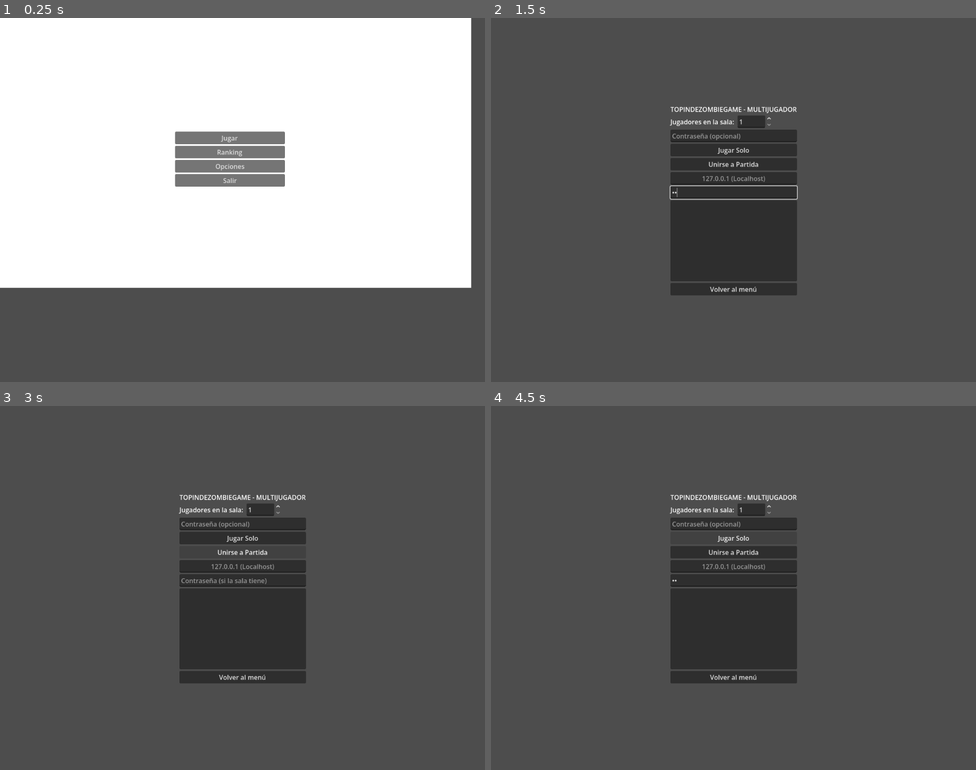
Above: before the commit, frames 1-4 (two rows, left to right).
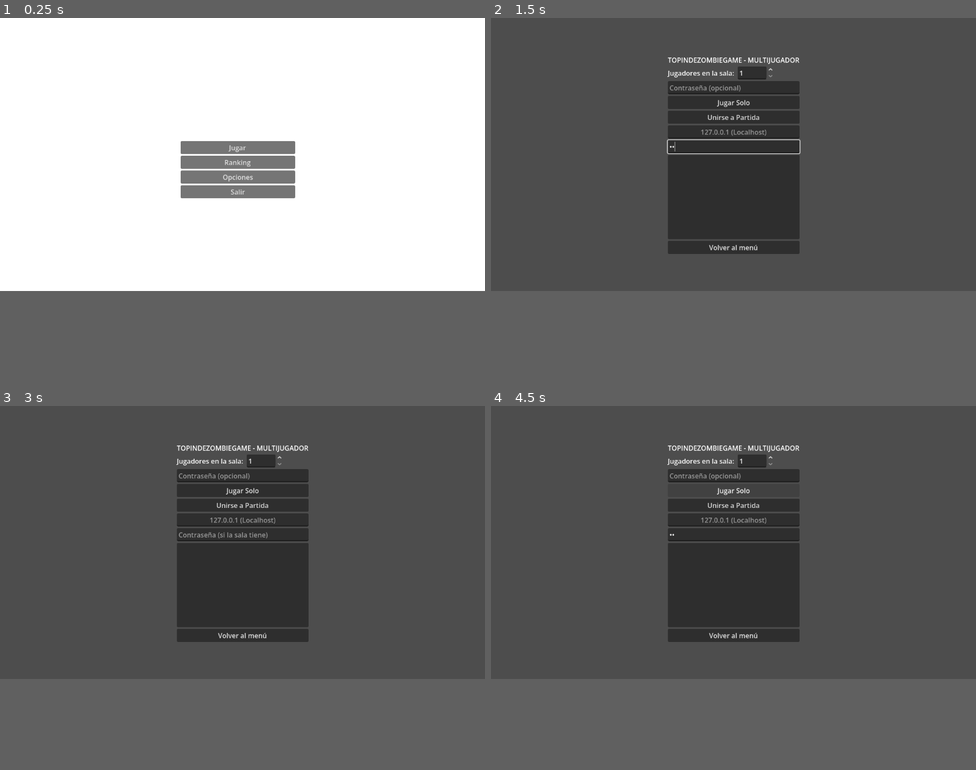
Above: after the commit, the same moments.

Repository: Baloocito/TopindeZombiesGame
Game: Godot game, scene res://scenes/menu_principal.tscn
The game is run twice, just before and just after one commit, with the same random seed, the same clock (stepped at 60 frames per second) and the same inputs.
Inputs (mouse positions are in pixels of both pictures, inside the frame that each line leads up to):
- Up to frame 1 (0.25 s): no input
- Up to frame 2 (1.5 s): click "Jugar" at 0.5 s; click (733, 192) at 1.27 s; type "12" at 1.35 s
- Up to frame 3 (3 s): click "Volver al menú" at 2 s; click "Jugar" at 2.75 s
- Up to frame 4 (4.5 s): click (733, 580) at 3.52 s; type "12" at 3.6 s; click "Jugar Solo" at 4.25 s
In our replay, the window is 800x600 before the commit and 800x450 after it. These sizes can differ from the game's own. Grey fills any space a smaller window leaves; there, only what the larger window draws over its background counts as a difference.

The runs differ from the first frame. In frame 1, 5.8% of the frame differs, in the area x 0-100%, y 0-75%; in frame 2, 8.0%; in frame 3, 8.2%, in the area x 36-64%, y 10-77%; in frame 4, 7.1%.

Commit message:
Pantallas: la interfaz se adapta a cualquier relacion de aspecto
- base 1152x648 (16:9) con stretch viewport + aspect expand: sin franjas en celulares 20:9 ni en monitores 16:10
- menu principal, menu de pausa y HUD del mundo anclados a sus bordes o al centro en vez de posiciones fijas

Co-Authored-By: Claude Opus 5.5 <noreply@anthropic.com>
Claude-Session: https://claude.ai/code/session_01SkoGsYVvcyhCwY8ZcnQf1n

Diff:
--- a/project.godot
+++ b/project.godot
@@ -22,9 +22,10 @@
 
 [display]
 
-window/size/viewport_width=1200
-window/size/viewport_height=900
+window/size/viewport_width=1152
+window/size/viewport_height=648
 window/stretch/mode="viewport"
+window/stretch/aspect="expand"
 window/handheld/orientation=4
 
 [global]
--- a/scenes/menu_pausa.tscn
+++ b/scenes/menu_pausa.tscn
@@ -7,17 +7,33 @@
 script = ExtResource("1_jhjql")
 
 [node name="ColorRect" type="ColorRect" parent="." unique_id=631594726]
-offset_left = -19.0
-offset_top = -8.0
-offset_right = 1158.0
-offset_bottom = 671.0
+layout_mode = 3
+anchors_preset = -1
+anchor_left = 0
+anchor_top = 0
+anchor_right = 1
+anchor_bottom = 1
+offset_left = 0
+offset_top = 0
+offset_right = 0
+offset_bottom = 0
+grow_horizontal = 1
+grow_vertical = 1
 color = Color(1, 1, 1, 0.47843137)
 
 [node name="VBoxContainer" type="VBoxContainer" parent="." unique_id=281534126]
-offset_left = 513.0
-offset_top = 268.0
-offset_right = 634.0
-offset_bottom = 402.0
+layout_mode = 3
+anchors_preset = -1
+anchor_left = 0.5
+anchor_top = 0.5
+anchor_right = 0.5
+anchor_bottom = 0.5
+offset_left = -63
+offset_top = -56
+offset_right = 58
+offset_bottom = 78
+grow_horizontal = 2
+grow_vertical = 2
 
 [node name="BotonReanudar" type="Button" parent="VBoxContainer" unique_id=30971520]
 layout_mode = 2
@@ -32,10 +48,18 @@
 text = "Abandonar"
 
 [node name="PanelOpciones" type="Panel" parent="." unique_id=1485074534]
-offset_left = 199.0
-offset_top = 89.0
-offset_right = 951.0
-offset_bottom = 539.0
+layout_mode = 3
+anchors_preset = -1
+anchor_left = 0.5
+anchor_top = 0.5
+anchor_right = 0.5
+anchor_bottom = 0.5
+offset_left = -377
+offset_top = -235
+offset_right = 375
+offset_bottom = 215
+grow_horizontal = 2
+grow_vertical = 2
 
 [node name="Label" type="Label" parent="PanelOpciones" unique_id=791336759]
 layout_mode = 0
--- a/scenes/menu_principal.tscn
+++ b/scenes/menu_principal.tscn
@@ -4,31 +4,46 @@
 
 [node name="MenuPrincipal" type="Control" unique_id=716806258]
 layout_mode = 3
-anchors_preset = 15
-anchor_right = 1.0
-anchor_bottom = 1.0
-offset_left = 4.0
-offset_top = -11.0
-offset_right = 6.0
-offset_bottom = -11.0
-grow_horizontal = 2
-grow_vertical = 2
+anchors_preset = -1
+anchor_left = 0
+anchor_top = 0
+anchor_right = 1
+anchor_bottom = 1
+offset_left = 0
+offset_top = 0
+offset_right = 0
+offset_bottom = 0
+grow_horizontal = 1
+grow_vertical = 1
 script = ExtResource("1_i85hu")
 
 [node name="ColorRect" type="ColorRect" parent="." unique_id=1395833901]
-layout_mode = 0
-offset_left = -23.0
-offset_top = -40.0
-offset_right = 1162.0
-offset_bottom = 678.0
+layout_mode = 1
+anchors_preset = -1
+anchor_left = 0
+anchor_top = 0
+anchor_right = 1
+anchor_bottom = 1
+offset_left = 0
+offset_top = 0
+offset_right = 0
+offset_bottom = 0
+grow_horizontal = 1
+grow_vertical = 1
 
 [node name="VBoxContainer" type="VBoxContainer" parent="." unique_id=2110514427]
 layout_mode = 1
 anchors_preset = -1
-offset_left = 429.0
-offset_top = 292.0
-offset_right = 701.0
-offset_bottom = 467.0
+anchor_left = 0.5
+anchor_top = 0.5
+anchor_right = 0.5
+anchor_bottom = 0.5
+offset_left = -147
+offset_top = -32
+offset_right = 125
+offset_bottom = 143
+grow_horizontal = 2
+grow_vertical = 2
 
 [node name="BotonJugar" type="Button" parent="VBoxContainer" unique_id=369758257]
 layout_mode = 2
@@ -47,11 +62,18 @@
 text = "Salir"
 
 [node name="TextoProximamente" type="Label" parent="." unique_id=1723956807]
-layout_mode = 0
-offset_left = 273.0
-offset_top = 192.0
-offset_right = 851.0
-offset_bottom = 261.0
+layout_mode = 1
+anchors_preset = -1
+anchor_left = 0.5
+anchor_top = 0.5
+anchor_right = 0.5
+anchor_bottom = 0.5
+offset_left = -303
+offset_top = -132
+offset_right = 275
+offset_bottom = -63
+grow_horizontal = 2
+grow_vertical = 2
 theme_override_colors/font_color = Color(0.05882353, 0.043137256, 0.07058824, 1)
 theme_override_font_sizes/font_size = 50
 text = "TOPINDEZOMBIESGAME"
--- a/scenes/mundo.tscn
+++ b/scenes/mundo.tscn
@@ -180,15 +180,19 @@
 [node name="InterfazUI" type="CanvasLayer" parent="." unique_id=1191662003]
 
 [node name="BotonRecargaIzquierdo" type="Button" parent="InterfazUI" unique_id=1106631392]
+layout_mode = 3
+anchors_preset = -1
+anchor_left = 0
+anchor_top = 1
+anchor_right = 0
+anchor_bottom = 1
+offset_left = 26
+offset_top = -290
+offset_right = 135
+offset_bottom = -195
+grow_horizontal = 1
+grow_vertical = 0
 custom_minimum_size = Vector2(100, 60)
-anchors_preset = 5
-anchor_left = 0.5
-anchor_right = 0.5
-offset_left = -550.0
-offset_top = 358.0
-offset_right = -441.0
-offset_bottom = 453.0
-grow_horizontal = 2
 focus_mode = 0
 theme_override_font_sizes/font_size = 19
 theme_override_styles/normal = SubResource("StyleBoxTexture_ws26n")
@@ -196,15 +200,19 @@
 script = ExtResource("12_w7nu4")
 
 [node name="BotonRecargaDerecho" type="Button" parent="InterfazUI" unique_id=585264463]
+layout_mode = 3
+anchors_preset = -1
+anchor_left = 1
+anchor_top = 1
+anchor_right = 1
+anchor_bottom = 1
+offset_left = -226
+offset_top = -279
+offset_right = -117
+offset_bottom = -184
+grow_horizontal = 0
+grow_vertical = 0
 custom_minimum_size = Vector2(100, 60)
-anchors_preset = 5
-anchor_left = 0.5
-anchor_right = 0.5
-offset_left = 350.0
-offset_top = 369.0
-offset_right = 459.0
-offset_bottom = 464.0
-grow_horizontal = 2
 focus_mode = 0
 theme_override_font_sizes/font_size = 19
 theme_override_styles/normal = SubResource("StyleBoxTexture_ws26n")
@@ -309,38 +317,70 @@
 expand_mode = 1
 
 [node name="BotonIniciar" type="Button" parent="InterfazUI" unique_id=2106588159]
-offset_left = 268.0
-offset_top = 533.0
-offset_right = 487.0
-offset_bottom = 640.0
+layout_mode = 3
+anchors_preset = -1
+anchor_left = 0
+anchor_top = 1
+anchor_right = 0
+anchor_bottom = 1
+offset_left = 268
+offset_top = -115
+offset_right = 487
+offset_bottom = -8
+grow_horizontal = 1
+grow_vertical = 0
 theme_override_styles/normal = SubResource("StyleBoxTexture_vnytd")
 script = ExtResource("12_w7nu4")
 
 [node name="BotonReparar" type="Button" parent="InterfazUI" unique_id=1540342012]
+layout_mode = 3
+anchors_preset = -1
+anchor_left = 0.5
+anchor_top = 0
+anchor_right = 0.5
+anchor_bottom = 0
+offset_left = -129
+offset_top = 42
+offset_right = 23
+offset_bottom = 86
+grow_horizontal = 2
+grow_vertical = 1
 visible = false
 self_modulate = Color(0.6356338, 0.6356338, 0.6356338, 1)
-offset_left = 447.0
-offset_top = 42.0
-offset_right = 599.0
-offset_bottom = 86.0
 text = "Reparar todo!"
 
 [node name="TextoGameOver" type="Label" parent="InterfazUI" unique_id=503818781]
-visible = false
-offset_left = 207.0
-offset_top = 213.0
-offset_right = 906.0
-offset_bottom = 350.0
+layout_mode = 3
+anchors_preset = -1
+anchor_left = 0.5
+anchor_top = 0.5
+anchor_right = 0.5
+anchor_bottom = 0.5
+offset_left = -369
+offset_top = -111
+offset_right = 330
+offset_bottom = 26
+grow_horizontal = 2
+grow_vertical = 2
+visible = false
 theme_override_colors/font_color = Color(0.79607844, 0, 0, 1)
 theme_override_font_sizes/font_size = 100
 text = "¡HAS MUERTO!"
 
 [node name="BotonReiniciar" type="Button" parent="InterfazUI" unique_id=538405564]
-visible = false
-offset_left = 457.0
-offset_top = 375.0
-offset_right = 682.0
-offset_bottom = 444.0
+layout_mode = 3
+anchors_preset = -1
+anchor_left = 0.5
+anchor_top = 0.5
+anchor_right = 0.5
+anchor_bottom = 0.5
+offset_left = -119
+offset_top = 51
+offset_right = 106
+offset_bottom = 120
+grow_horizontal = 2
+grow_vertical = 2
+visible = false
 theme_override_font_sizes/font_size = 30
 text = "REINTENTAR!"
 
@@ -644,12 +684,20 @@
 texture = ExtResource("20_np3xf")
 
 [node name="PanelLateral" type="Panel" parent="InterfazUI" unique_id=30432391]
+layout_mode = 3
+anchors_preset = -1
+anchor_left = 1
+anchor_top = 0
+anchor_right = 1
+anchor_bottom = 1
+offset_left = -410
+offset_top = 0
+offset_right = 0
+offset_bottom = 0
+grow_horizontal = 0
+grow_vertical = 1
 visible = false
 self_modulate = Color(0.72043425, 0.72043425, 0.72043425, 1)
-offset_left = 743.0
-offset_top = -1.0
-offset_right = 1153.0
-offset_bottom = 655.0
 mouse_filter = 2
 theme_override_styles/panel = SubResource("StyleBoxTexture_l7i8s")
 
